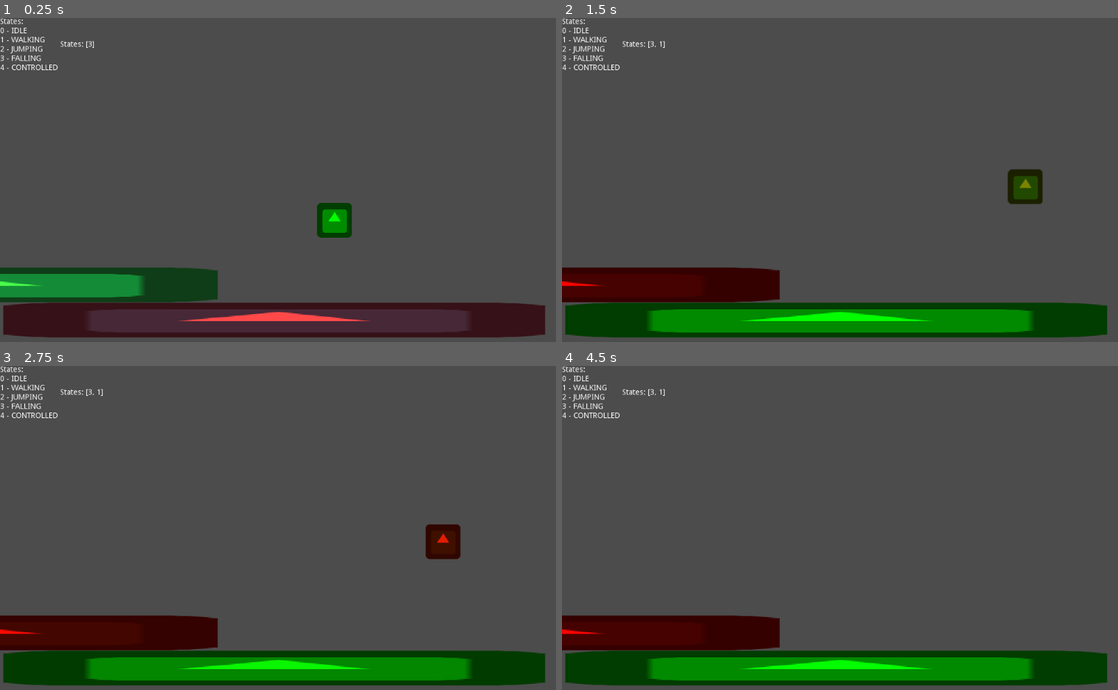
Above: before the commit, frames 1-4 (two rows, left to right).
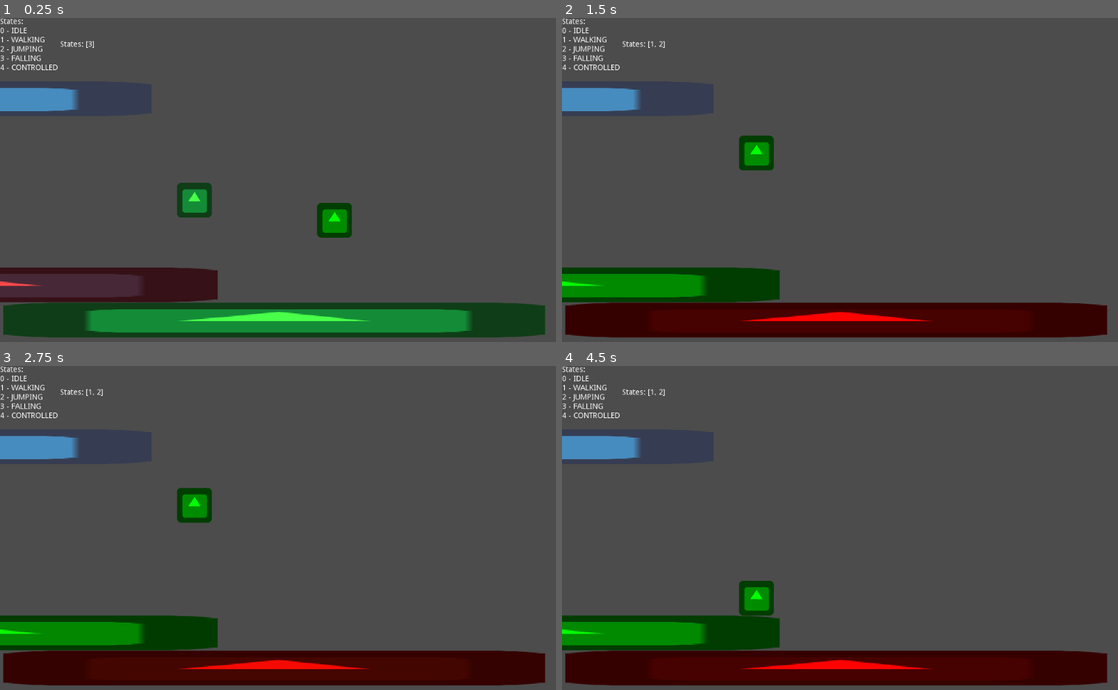
Above: after the commit, the same moments.

Repository: OmaGash/mini-jam-101
Game: Godot game, scene res://world.tscn
Same seed, same stepped clock (60 frames per second), same inputs: the game is played once before the commit and once after it. The engine's default icon, where the game draws it, is replaced by a stand-in: a white triangle on a blue panel in a dark square.
Inputs:
- Up to frame 1 (0.25 s): no input
- Up to frame 2 (1.5 s): hold Right (ui_right) from 0.53 s (still down); tap E (change_environment) at 0.6 s; tap Up (ui_up) at 0.77 s; tap Q (change_player) at 0.8, 1.35 s
- Up to frame 3 (2.75 s): tap Up (ui_up) at 1.52 s; tap E (change_environment) at 1.55, 2.1 s; release Right (ui_right) at 2.03 s; hold Left (ui_left) from 2.03 s (still down); tap Q (change_player) at 2.3 s
- Up to frame 4 (4.5 s): release Left (ui_left) at 2.78 s; hold Right (ui_right) 2.78-4.28 s; tap Q (change_player) at 2.85, 3.8, 4.35 s; tap Up (ui_up) at 3.02, 3.77 s; tap E (change_environment) at 3.05, 3.6 s; hold Left (ui_left) from 4.28 s (still down)

The runs differ from the first frame. In frame 1, 16% of the frame differs, in the area x 0-98%, y 21-99%; in frame 2, 17%, in the area x 0-98%, y 7-99%; in frame 3, 17%; in frame 4, 16%.

Commit message:
Player can now move the object
Similar colors attract and otherwise repel, also implemented a goal platform.

Diff:
--- a/project.godot
+++ b/project.godot
@@ -13,6 +13,10 @@
 config/name="mini game jam"
 run/main_scene="res://world.tscn"
 config/icon="res://icon.png"
+
+[autoload]
+
+g="*res://scripts/global.gd"
 
 [input]
 
--- a/scripts/debug.gd
+++ b/scripts/debug.gd
@@ -1,4 +1,10 @@
 extends Control
+
+func _ready():
+	g.connect("level_completed", self, "level_completed")
 
 func _process(delta):
 	$HBoxContainer/states.text = "States: " + str($"../player".current_state)
+
+func level_completed():
+	$victory.popup_centered()
--- a/scripts/floor.gd
+++ b/scripts/floor.gd
@@ -4,19 +4,19 @@
 	STATE_GREEN,#0
 	STATE_RED#1
 }
-export(STATES) var current_state: = STATES.STATE_GREEN#Green default
+export(STATES) var current_color: = STATES.STATE_GREEN#Green default
 
 func toggle_state():
-	if current_state == STATES.STATE_GREEN:
-		current_state = STATES.STATE_RED
+	if current_color == STATES.STATE_GREEN:
+		current_color = STATES.STATE_RED
 	else:
-		current_state = STATES.STATE_GREEN
+		current_color = STATES.STATE_GREEN
 
 
 func _physics_process(delta):
 	if Input.is_action_just_pressed("change_environment"):
 		toggle_state()
-	match current_state:
+	match current_color:
 		STATES.STATE_GREEN:
 			modulate = lerp(modulate, Color.green, 0.08)
 		STATES.STATE_RED:
--- /dev/null
+++ b/scripts/global.gd
@@ -0,0 +1,12 @@
+extends Node
+
+signal level_completed#Emits when level goal is reached
+
+var current_score:= 0 setget set_score
+var level_goal:int = 1
+
+func set_score(new_score):
+	current_score = new_score
+	if new_score == 0: return
+	if current_score >= level_goal:
+		emit_signal("level_completed")
--- /dev/null
+++ b/scripts/goal.gd
@@ -0,0 +1,7 @@
+extends StaticBody2D
+
+enum STATES{
+	STATE_GREEN,#0
+	STATE_RED#1
+}
+export(STATES) var current_color: = STATES.STATE_GREEN#Green default
--- /dev/null
+++ b/scripts/object.gd
@@ -0,0 +1,77 @@
+extends KinematicBody2D
+
+export var mass = 50
+export var gravity = 50#Gravity Falls
+export var jump = 1000#Jump Force
+export var repel_radius = 128#How far the social distancing should be
+var player_node: KinematicBody2D#Stores a reference for the player's node
+var velocity: Vector2
+var current_color = 0#0 is green, 1 is red
+enum{
+	GREEN,
+	RED
+}
+enum STATE{
+	FOLLOW,
+	REPEL,
+	NEUTRAL
+}
+var current_state:int = STATE.NEUTRAL
+func _ready():
+	$"../player".connect("color_changed", self, "_player_color_changed")
+
+func _physics_process(delta):
+	velocity.y += gravity
+	modulate = lerp(modulate, Color.green, 0.08) if current_color == GREEN else lerp(modulate, Color.red, 0.08)
+	_hover()
+	_move()
+	velocity = move_and_slide(velocity, Vector2(0,-1))
+
+func _hover():#Handles the floaty floaty
+
+	if $hover.is_colliding():
+		var similar_color = $hover.get_collider().get("current_color") == current_color
+		if $hover.get_collider().is_in_group("goal") and similar_color:
+			g.current_score += 1
+		if !similar_color:
+			velocity.y = -jump/5
+			gravity = mass/20
+		else:
+			gravity = mass
+
+func _move():#Do the following/repelling
+	match current_state:
+		STATE.FOLLOW:#Check for the player's location, then head towards the player's respective x axis
+			if position != player_node.position:
+				position = lerp(position, player_node.position, 0.08)
+#			if position.x != player_node.position.x:
+#				position.x = lerp(position.x, player_node.position.x, 0.08)
+		STATE.REPEL:#Check the player's location then move away from it
+			if position.x < player_node.position.x:
+				repel_radius = -abs(repel_radius)
+			else:
+				repel_radius = abs(repel_radius)
+			position.x = lerp(position.x, player_node.position.x + repel_radius, 0.08)
+
+func _on_Area2D_body_entered(body):
+	if body.name == "player":
+		player_node = body
+		match body.get("current_color"):
+			GREEN:#Green
+				_react(GREEN)
+			RED:
+				_react(RED)
+
+func _on_Area2D_body_exited(body):
+	if body.name == "player":
+		player_node = null
+		current_state = STATE.NEUTRAL
+
+func _player_color_changed(color):
+	if player_node != null: _react(color)
+
+func _react(color: int):
+	if color != current_color:#repel mode if different colors
+		current_state = STATE.REPEL
+	else:
+		current_state = STATE.FOLLOW
--- a/scripts/player.gd
+++ b/scripts/player.gd
@@ -1,4 +1,6 @@
 extends KinematicBody2D
+
+signal color_changed
 
 export var speed = 250#Movement speed
 export var mass = 50
@@ -62,9 +64,11 @@
 			0:#Green turn to red
 				next_color = Color.red
 				current_color = 1
+				emit_signal("color_changed", 1)
 			1:#Red turn to Green
 				next_color = Color.green
 				current_color = 0
+				emit_signal("color_changed", 0)
 	modulate = lerp(modulate, next_color, 0.08)
 	#Jump
 	if Input.is_action_just_pressed("ui_up") and (!current_state.has(STATE_FALL) and !current_state.has(STATE_JUMP)):
@@ -94,7 +98,7 @@
 func hover():#Handles the floaty floaty
 
 	if $hover.is_colliding():
-		if $hover.get_collider().get("current_state") != current_color:
+		if $hover.get_collider().get("current_color") != current_color and !$hover.get_collider().is_in_group("object"):
 			velocity.y = -jump/5
 			gravity = mass/20
 		else:
--- a/world.tscn
+++ b/world.tscn
@@ -1,15 +1,23 @@
-[gd_scene load_steps=7 format=2]
+[gd_scene load_steps=11 format=2]
 
 [ext_resource path="res://icon.png" type="Texture" id=1]
 [ext_resource path="res://scripts/player.gd" type="Script" id=2]
 [ext_resource path="res://scripts/debug.gd" type="Script" id=3]
 [ext_resource path="res://scripts/floor.gd" type="Script" id=4]
+[ext_resource path="res://scripts/object.gd" type="Script" id=5]
+[ext_resource path="res://scripts/goal.gd" type="Script" id=6]
 
 [sub_resource type="RectangleShape2D" id=1]
 extents = Vector2( 32, 32 )
 
 [sub_resource type="RectangleShape2D" id=2]
 extents = Vector2( 500, 32 )
+
+[sub_resource type="CircleShape2D" id=3]
+radius = 99.0
+
+[sub_resource type="RectangleShape2D" id=4]
+extents = Vector2( 32, 32 )
 
 [node name="world" type="Node2D"]
 __meta__ = {
@@ -53,6 +61,12 @@
 "_edit_use_anchors_": false
 }
 
+[node name="victory" type="AcceptDialog" parent="debug"]
+margin_right = 40.0
+margin_bottom = 40.0
+window_title = "victory"
+dialog_text = "level done"
+
 [node name="player" type="KinematicBody2D" parent="."]
 modulate = Color( 0, 1, 0, 1 )
 position = Vector2( 616, 273 )
@@ -91,7 +105,6 @@
 [node name="floor" type="StaticBody2D" parent="."]
 position = Vector2( 505, 557 )
 script = ExtResource( 4 )
-current_state = 1
 
 [node name="Sprite" type="Sprite" parent="floor"]
 scale = Vector2( 15.6, 1 )
@@ -103,6 +116,7 @@
 [node name="floor2" type="StaticBody2D" parent="."]
 position = Vector2( -98, 492 )
 script = ExtResource( 4 )
+current_color = 1
 
 [node name="Sprite" type="Sprite" parent="floor2"]
 scale = Vector2( 15.6, 1 )
@@ -111,4 +125,36 @@
 [node name="CollisionShape2D" type="CollisionShape2D" parent="floor2"]
 shape = SubResource( 2 )
 
+[node name="goal" type="StaticBody2D" parent="." groups=["goal"]]
+position = Vector2( -220, 149 )
+script = ExtResource( 6 )
+
+[node name="Sprite" type="Sprite" parent="goal"]
+scale = Vector2( 15.6, 1 )
+texture = ExtResource( 1 )
+
+[node name="CollisionShape2D" type="CollisionShape2D" parent="goal"]
+shape = SubResource( 2 )
+
+[node name="object" type="KinematicBody2D" parent="." groups=["object"]]
+position = Vector2( 358, 236 )
+script = ExtResource( 5 )
+
+[node name="Area2D" type="Area2D" parent="object"]
+
+[node name="CollisionShape2D" type="CollisionShape2D" parent="object/Area2D"]
+shape = SubResource( 3 )
+
+[node name="CollisionShape2D" type="CollisionShape2D" parent="object"]
+shape = SubResource( 4 )
+
+[node name="Icon" type="Sprite" parent="object"]
+texture = ExtResource( 1 )
+
+[node name="hover" type="RayCast2D" parent="object"]
+enabled = true
+cast_to = Vector2( 0, 64 )
+
 [connection signal="timeout" from="player/control" to="player" method="_on_control_timeout"]
+[connection signal="body_entered" from="object/Area2D" to="object" method="_on_Area2D_body_entered"]
+[connection signal="body_exited" from="object/Area2D" to="object" method="_on_Area2D_body_exited"]
